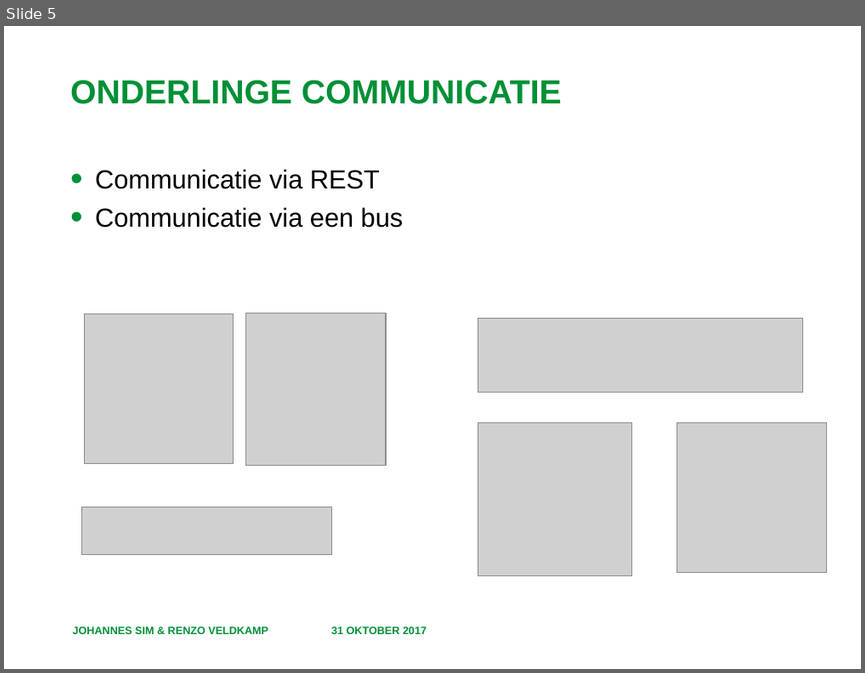
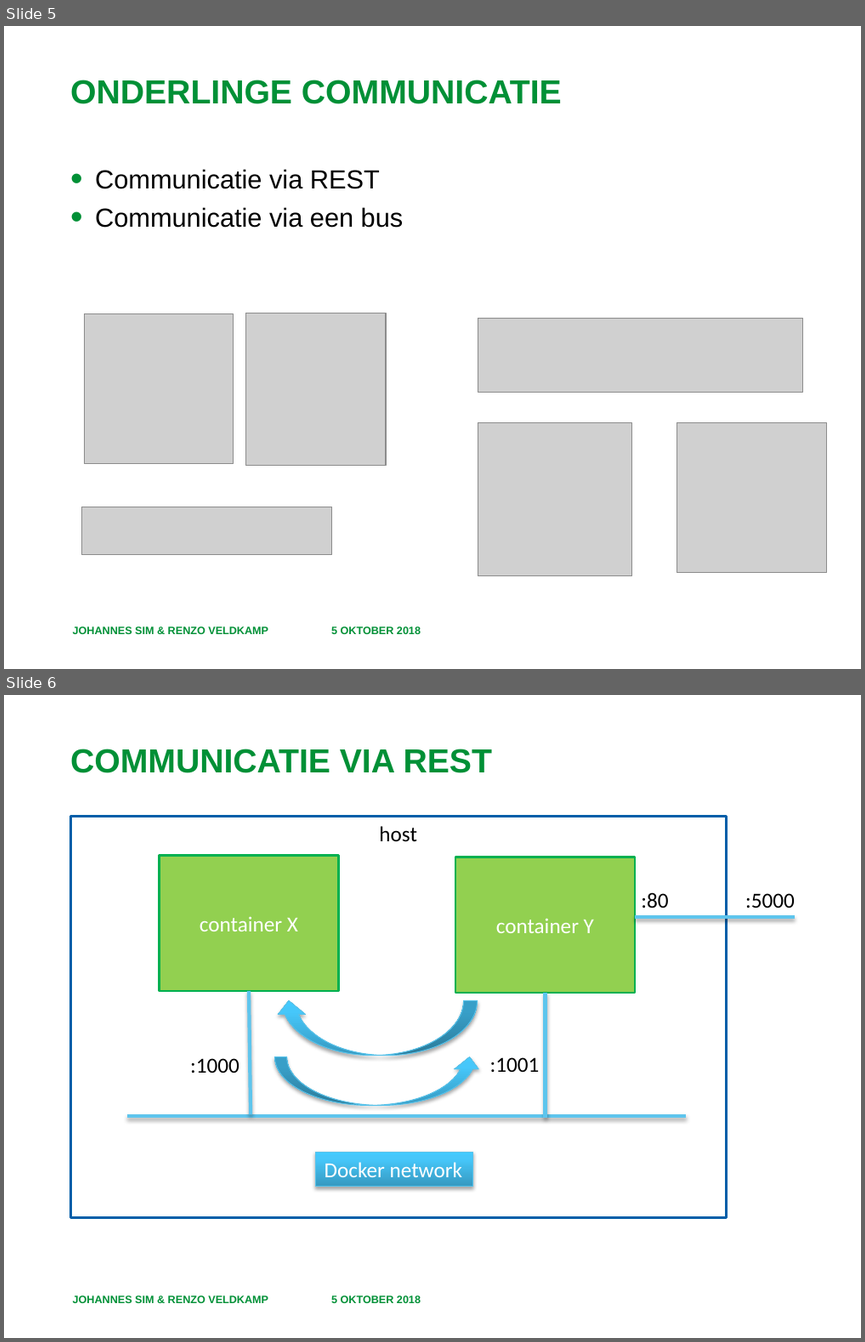
Before and after one commit to RenzoVeldkamp/MicroContainer, a slide deck: Presentatie/Microservices 101.pptx. Shown one above the other, each under a label of ours: slide 5 before the commit, slides 5 and 6 after it. The pictures are 865x673 and 865x1342 pixels, drawn with LibreOffice and Linux fonts; fonts in the diff are those of the drawing; grey boxes stand for pictures; background and template pictures are left out. Boxes give left, top, right and bottom in pixels: in the first picture for what was removed or moved away, otherwise in the second. Text is boxed around its words. In the diff, an @@ line names an element or a change of style, - is before the commit and + after.

```diff
--- a/Presentatie/Microservices 101.pptx
+++ b/Presentatie/Microservices 101.pptx
@@ slide 6 added at (4,695,861,1338), background #FFFFFF @@
@@ title added at (70,749,492,773), 28 pt, text #009036, bold @@
+COMMUNICATIE VIA REST
@@ rectangle added at (71,817,726,1218), fill #FFFFFF, outline #005EA8 2 pt, 18 pt, text #000000 @@
+host
@@ rectangle added at (159,855,338,992), fill #92D050, outline #00B050 2 pt, 18 pt, text #FFFFFF @@
+container X
@@ rectangle added at (455,857,635,993), fill #92D050, outline #00B050 2 pt, 18 pt, text #FFFFFF @@
+container Y
@@ text added at (641,892,668,908), 18 pt, text #000000 @@
+:80
@@ text added at (745,893,794,907), 18 pt, text #000000 @@
+:5000
@@ line added from (635, 917) to (794, 917), #5EC5ED 3 pt @@
@@ line added from (249, 991) to (250, 1114), #5EC5ED 3 pt @@
@@ line added from (545, 993) to (545, 1118), #5EC5ED 3 pt @@
@@ curved up arrow added at (275,1001,477,1055), fill gradient #369AC1 to #46C8FA to #43CAFF, outline #58C2EB 0.75 pt @@
@@ text added at (190,1058,239,1072), 18 pt, text #000000 @@
+:1000
@@ curved up arrow added at (275,1056,481,1105), fill gradient #369AC1 to #46C8FA to #43CAFF, outline #58C2EB 0.75 pt @@
@@ text added at (490,1057,540,1072), 18 pt, text #000000 @@
+:1001
@@ line added from (127, 1116) to (686, 1116), #5EC5ED 3 pt @@
@@ rectangle added at (316,1151,472,1186), fill gradient #369AC1 to #46C8FA to #43CAFF, outline #58C2EB 0.75 pt, 18 pt, text #FFFFFF @@
+Docker network
@@ text added at (73,1295,268,1303), 9 pt, text #009036, bold @@
+JOHANNES SIM & RENZO VELDKAMP
@@ text added at (331,1294,420,1305), 9 pt, text #009036, bold @@
+5 OKTOBER 2018
@@ slide 5 changed as well @@
@@ text at (331,625,420,636): text changed @@
-31 OKTOBER 2017
+5 OKTOBER 2018
```
Also in this commit, not shown: 6 other slides changed, 1 other slide added, 2 other files.
